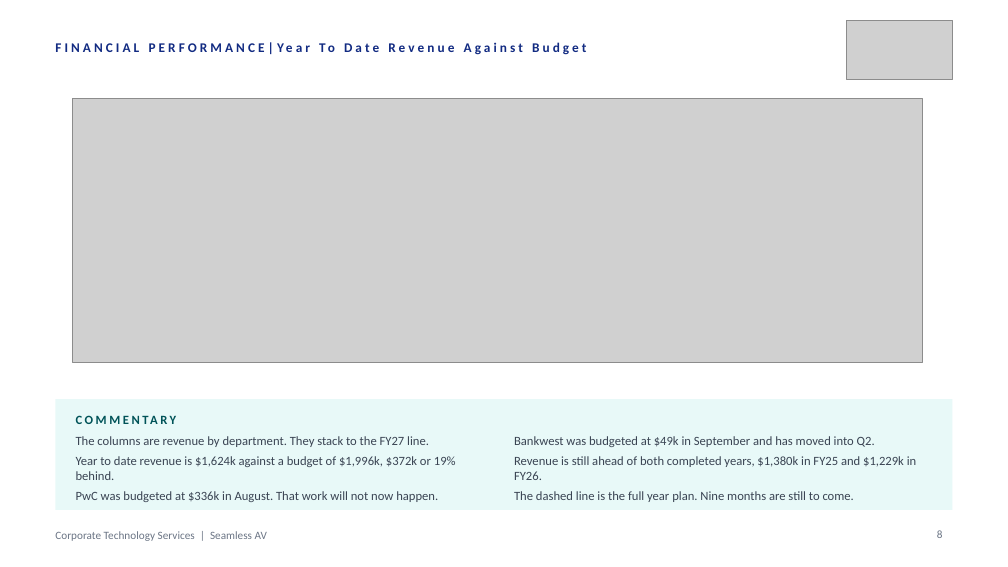
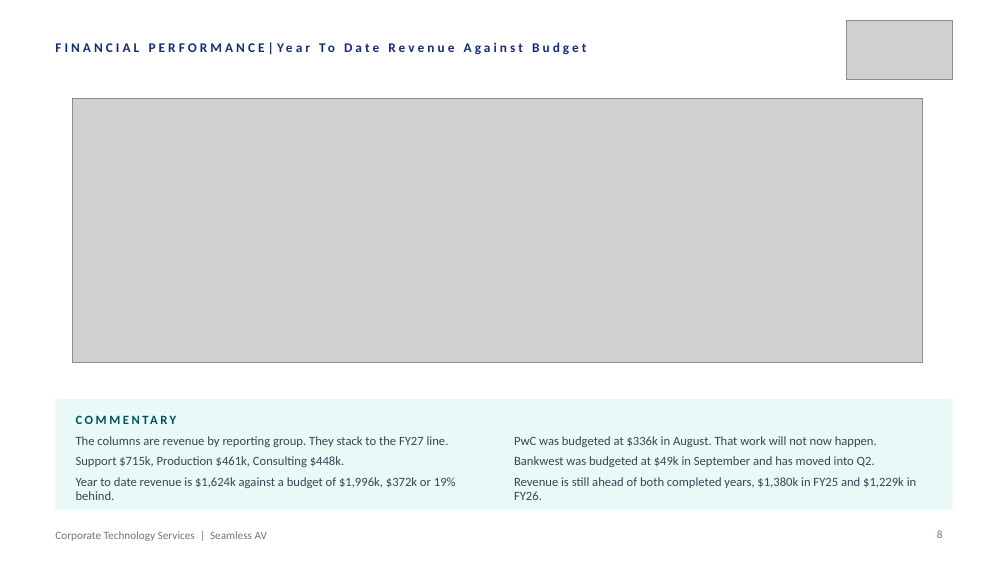
Before and after one commit to WesleyNelson-O33/Claude, a slide deck: slide 8 of deck/CTS Quarterly Business Review - Q1 FY2027.pptx. Drawn at 1008x567 pixels with LibreOffice and Linux fonts; fonts in the diff are those of the drawing; grey boxes stand for pictures. Boxes give left, top, right and bottom in pixels: in the first picture for what was removed or moved away, otherwise in the second. Text is boxed around its words. In the diff, an @@ line names an element or a change of style, - is before the commit and + after.

```diff
--- a/deck/CTS Quarterly Business Review - Q1 FY2027.pptx
+++ b/deck/CTS Quarterly Business Review - Q1 FY2027.pptx
@@ text at [76,436,449,467]: text changed @@
-The columns are revenue by department. They stack to the FY27 line.
+The columns are revenue by reporting group. They stack to the FY27 line.
+Support $715k, Production $461k, Consulting $448k.
@@ text at [514,436,877,447]: paragraph added @@
+PwC was budgeted at $336k in August. That work will not now happen.
@@ text at [76,491,438,502]: paragraph removed @@
-PwC was budgeted at $336k in August. That work will not now happen.
@@ text at [514,491,854,502]: paragraph removed @@
-The dashed line is the full year plan. Nine months are still to come.
```
Also in this commit, not shown: 32 other files.
